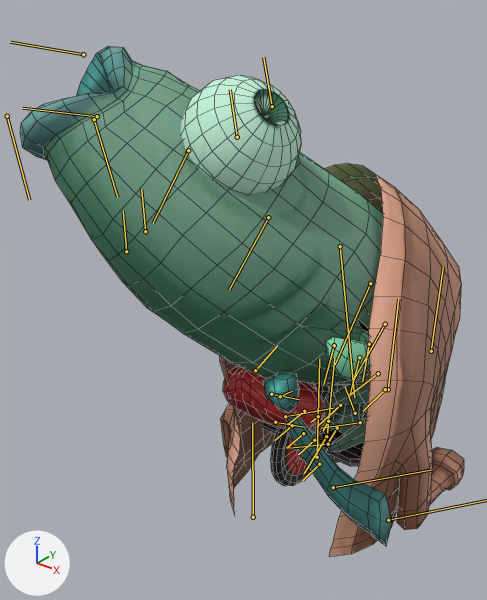
The FBX model Assets/3D/Pezoff/Fish_Anims.FBX, before and after one commit.
Camera for both pictures: a 50 mm camera at (1.52, -2.57, 2.43) aimed at (-0.29, -0.3, 1.03). Every picture has the same lights, and +X, +Y and +Z are marked at lower left. Both versions are drawn at frame 76 of the action 'Take 001'; the numbers are the values there. The bones that bend it are drawn over the model as lines. Mesh edges are drawn as thin lines.
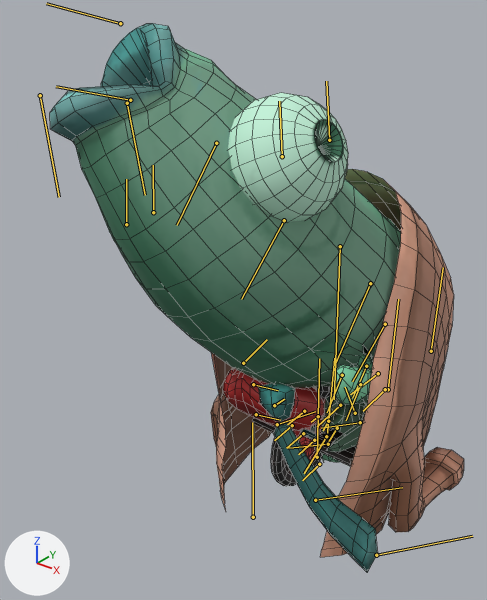
Commit message: fish anims updated

Boxes (x1, y1, x2, y2) around the edits, measured in the pictures (487 x 600 px):
'Plane002', posed (7% narrower, 7% taller)
    before: (20, 46, 464, 557)
    after: (50, 23, 464, 572)
bone 'Bone008', root to tip
    before: (340, 246) to (354, 397)
    after: (340, 246) to (334, 399)

The edits, one by one:
Bone 'Bone008' (bone_bone008) turns from (28, 11, 3) to (18, 1, 2) degrees about its own x, y and z.
